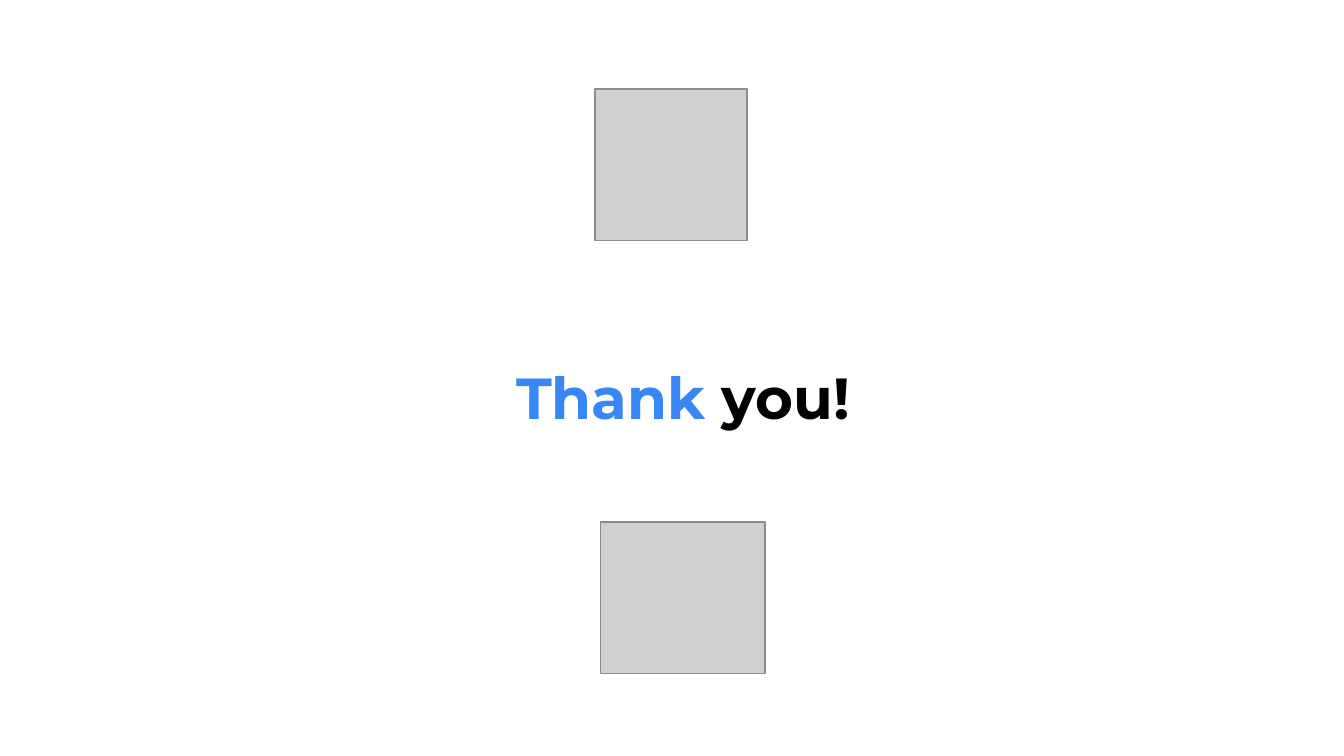
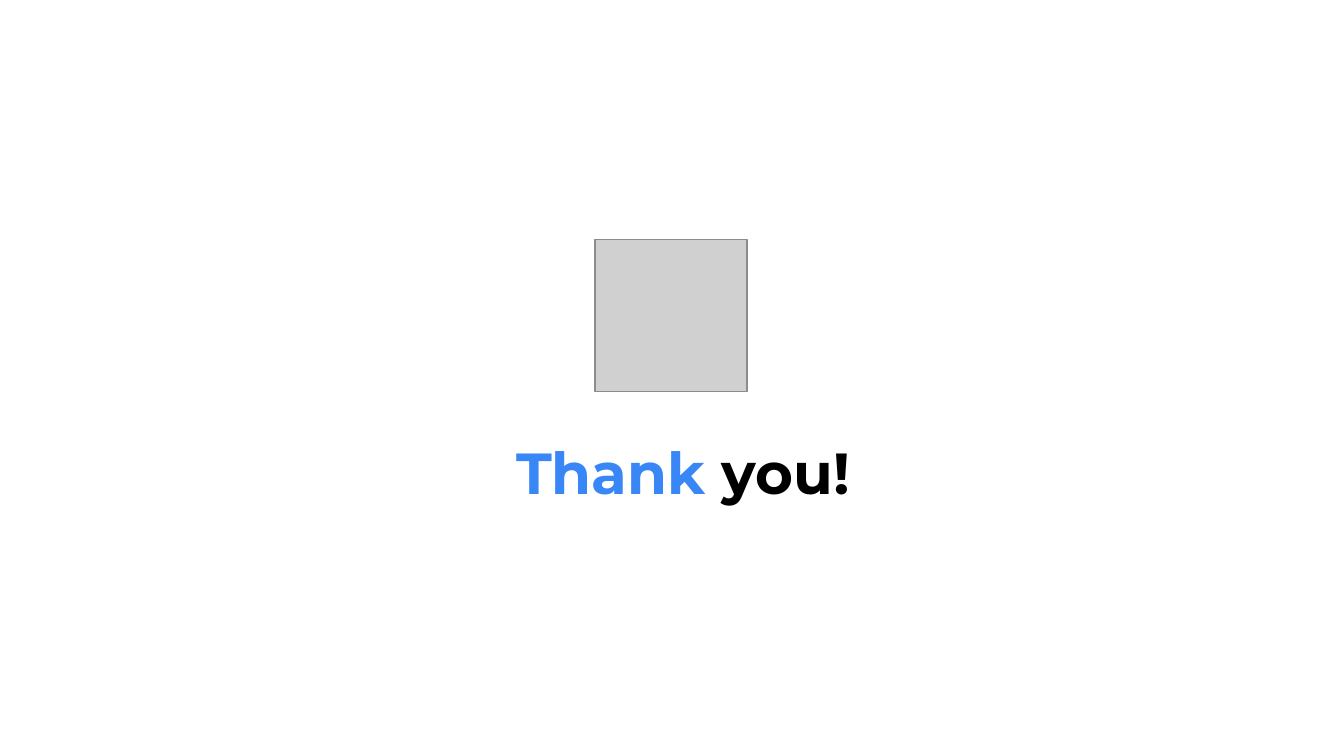
Before and after one commit to radojevicMihailo/ZK-kurs, a slide deck: slide 13 of circom-snarkjs/ZKP MA - Circom i snarkjs.pptx. Drawn at 1344x756 pixels with LibreOffice and Linux fonts; fonts in the diff are those of the drawing; grey boxes stand for pictures; background and template pictures are left out. Boxes give left, top, right and bottom in pixels: in the first picture for what was removed or moved away, otherwise in the second. Text is boxed around its words. In the diff, an @@ line names an element or a change of style, - is before the commit and + after.

```diff
--- a/circom-snarkjs/ZKP MA - Circom i snarkjs.pptx
+++ b/circom-snarkjs/ZKP MA - Circom i snarkjs.pptx
@@ picture: place and size @@
-picture at (595,89,747,241)
+picture at (595,239,747,391)
@@ text "Thank you!": place and size @@
-text "Thank you!" at (516,376,850,431)
+text "Thank you!" at (516,451,850,506)
@@ picture removed at (601,521,765,673) @@
```
Also in this commit, not shown: 10 other slides changed, 1 slide added, 1 slide removed, 6 other files.
